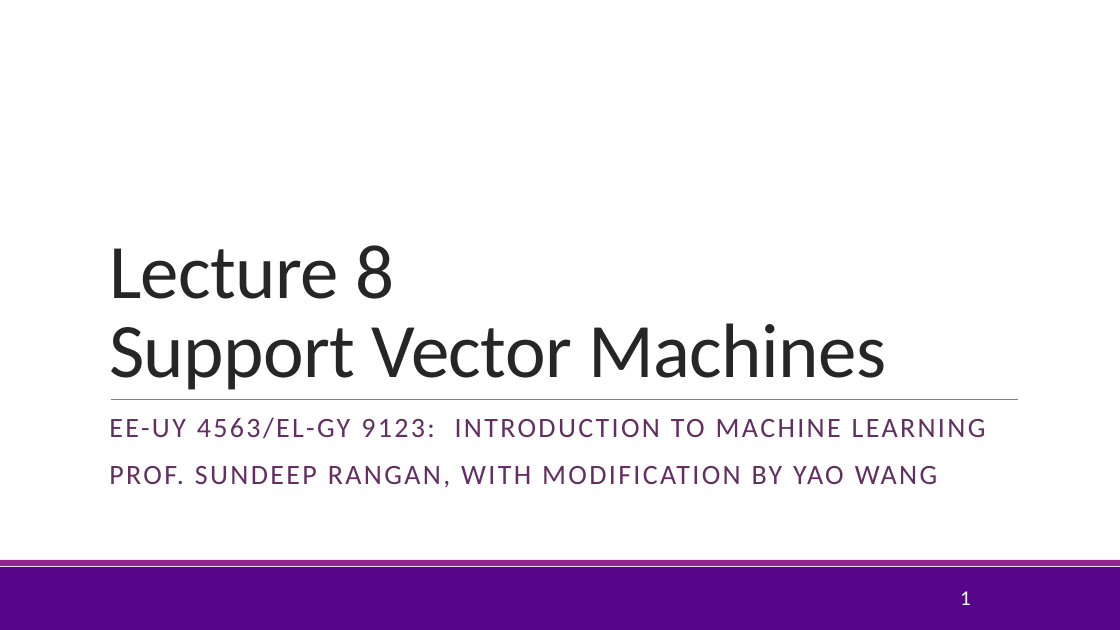
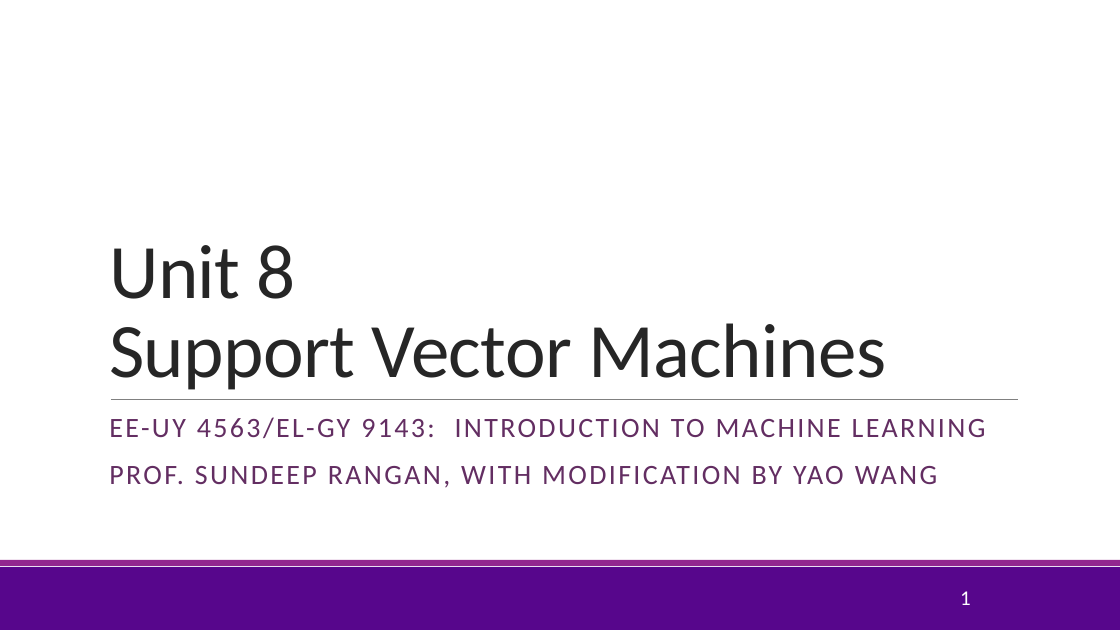
Before and after one commit to sdrangan/introml, a slide deck: slide 1 of lectures/Lect08_SVM.pptx. Drawn at 1120x630 pixels with LibreOffice and Linux fonts; fonts in the diff are those of the drawing; background and template pictures are left out. Boxes give left, top, right and bottom in pixels: in the first picture for what was removed or moved away, otherwise in the second. Text is boxed around its words. In the diff, an @@ line names an element or a change of style, - is before the commit and + after.

```diff
--- a/lectures/Lect08_SVM.pptx
+++ b/lectures/Lect08_SVM.pptx
@@ title at (109, 245, 886, 390): text changed @@
-Lecture 8
-Support Vector Machines
+Unit 8
+Support Vector Machines
@@ subtitle at (109, 417, 986, 438): text changed @@
-EE-UY 4563/EL-GY 9123: INTRODUCTION TO MACHINE LEARNING
+EE-UY 4563/EL-GY 9143: INTRODUCTION TO MACHINE LEARNING
```
Also in this commit, not shown: 17 other slides changed, 6 slides added, 1 slide removed, 2 other files.
